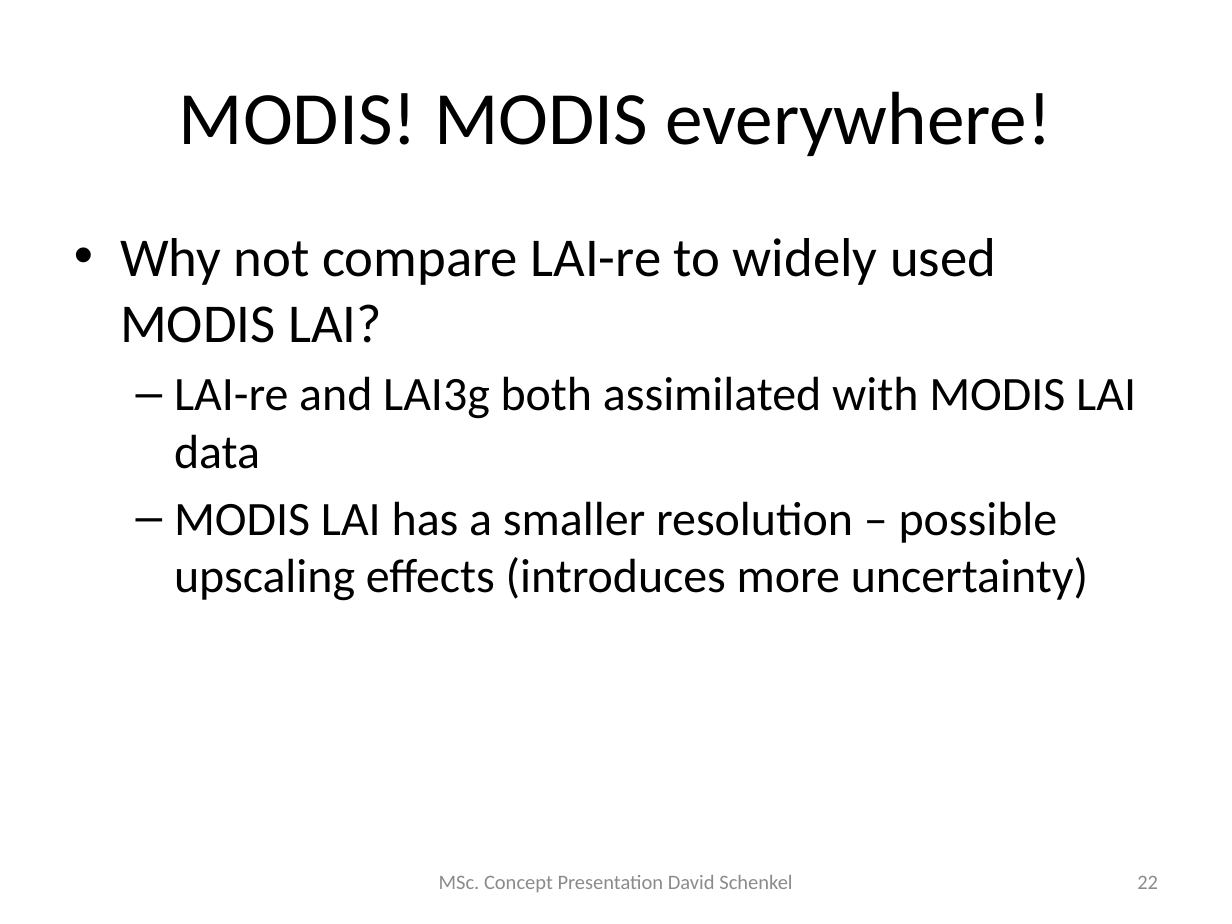
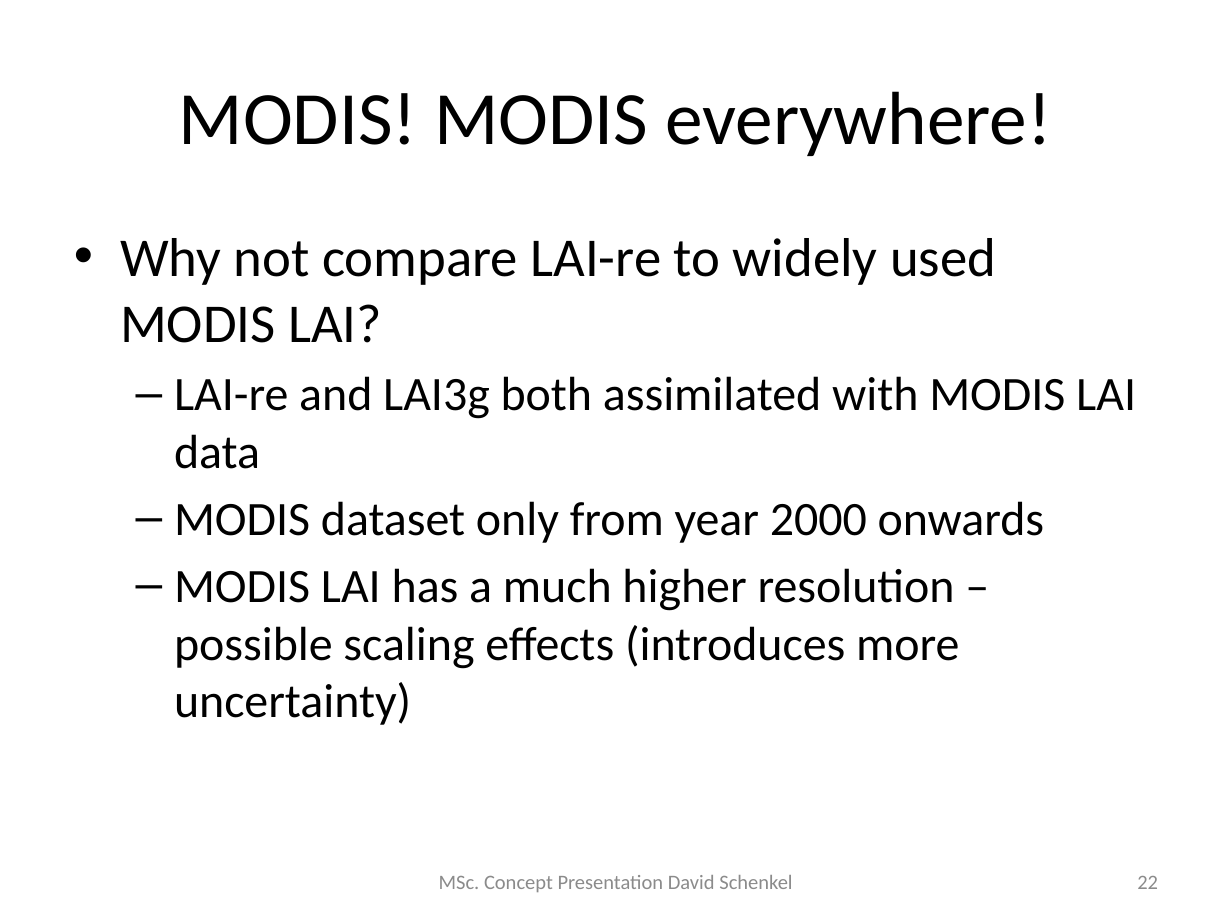
Before and after one commit to dschenkel/geo511, a slide deck: slide 22 of concept_presentation.pptx. Drawn at 1232x924 pixels with LibreOffice and Linux fonts; fonts in the diff are those of the drawing. Boxes give left, top, right and bottom in pixels: in the first picture for what was removed or moved away, otherwise in the second. Text is boxed around its words. In the diff, an @@ line names an element or a change of style, - is before the commit and + after.

Commit message:
presentation

```diff
--- a/concept_presentation.pptx
+++ b/concept_presentation.pptx
@@ text at <box>174,501,1045,725</box>: text changed @@
-  – MODIS LAI has a smaller resolution – possible upscaling effects (introduces more uncertainty)
+  – MODIS dataset only from year 2000 onwards
+  – MODIS LAI has a much higher resolution – possible scaling effects (introduces more uncertainty)
```
Also in this commit, not shown: 2 other slides changed.
